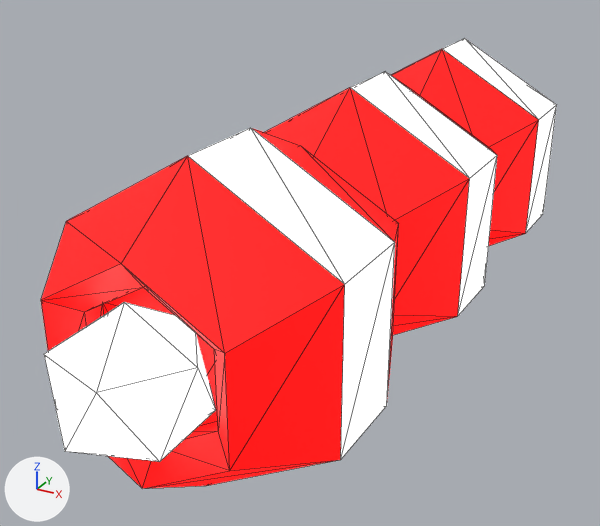
An edit to the glTF model addons/Cubiix_Assets/Mods/CoreAssets/Assets/Mesh/Base/Tails/Bug_Tail.gltf, drawn before and after from the same camera.
The view is the same before and after, from a 50 mm lens placed at (1.55, -1.0, 2.64), pointed at (-0.22, 2.21, 1.03). Lighting does not change. The marker at lower left points along +X, +Y and +Z. Mesh edges are drawn as thin lines. Vertices at the same position are counted once.

Names of what the first picture shows: 'Bug_Tail'.
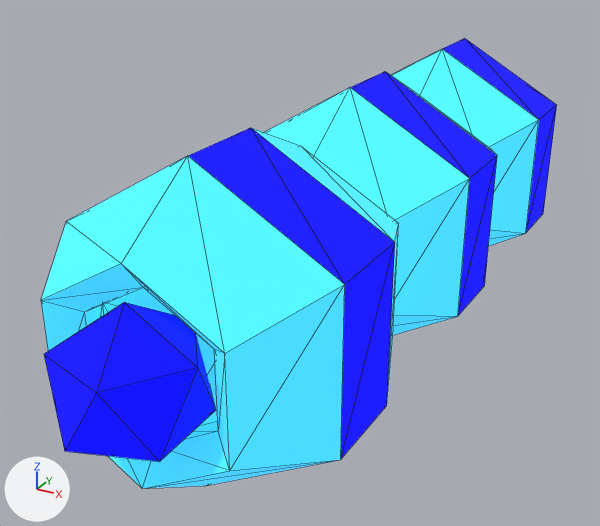
The change, as a list of edits to the scene's bpy script:
```text
Add img_shader_teststrip:
    img_shader_teststrip = load_image('Shader_TestStrip', 'Shader_TestStrip.png', 18, 2, 'sRGB')
Change mat_material:
    where n0 = _N.new('ShaderNodeBsdfPrincipled'); n0.name = 'Principled BSDF'
    n0.inputs[2].default_value: 0.61 -> 1.0  # 'Roughness'
    where n2 = _N.new('ShaderNodeTexImage'); n2.name = 'Image Texture'
    n2.image: img_color_palette -> img_shader_teststrip
    where n3 = _N.new('ShaderNodeTexImage'); n3.name = 'Image Texture.001'
    n3.image: img_color_palette -> img_shader_teststrip
Change me_plane_026:
    where me_plane_026.from_pydata(...)  # 153 vertices, 290 faces; spans x -0.57..0.57, y 0.47..4.4, z 0.59..1.89
    used by ob_bug_tail; location = (0.0, 0.0, 0.0)
    me_plane_026 part 1: texture (UV) coordinates of 290 of 290 faces, centred in x -0.56..0.56, y 0.5..4.34, z 0.7..1.78, changed; they spanned u 0.25..0.75, v 0.75..0.75 and now span u 0.03..0.09, v 0.73..0.77
```

Location of each change, [x1, y1, x2, y2] in pixels of the pictures (600 x 526 px):
'Bug_Tail', surface changed
    both: [41, 38, 557, 488]
